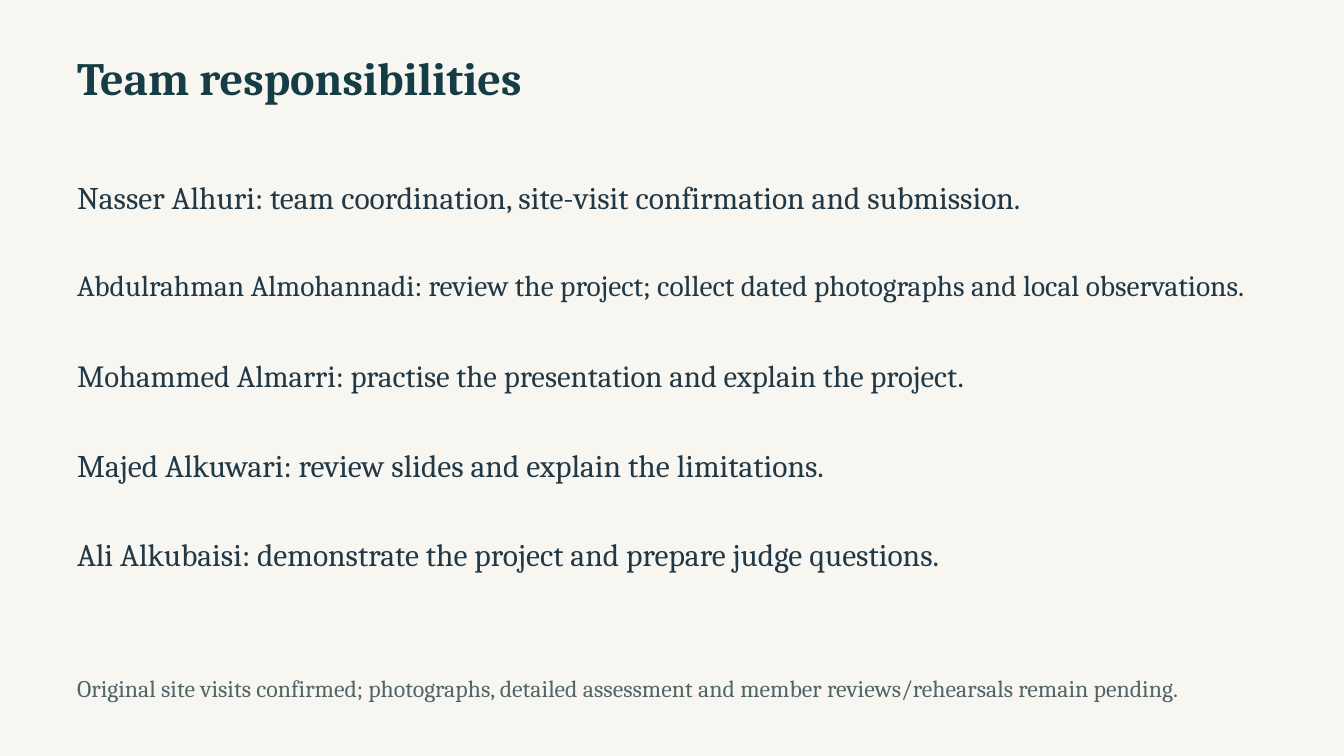
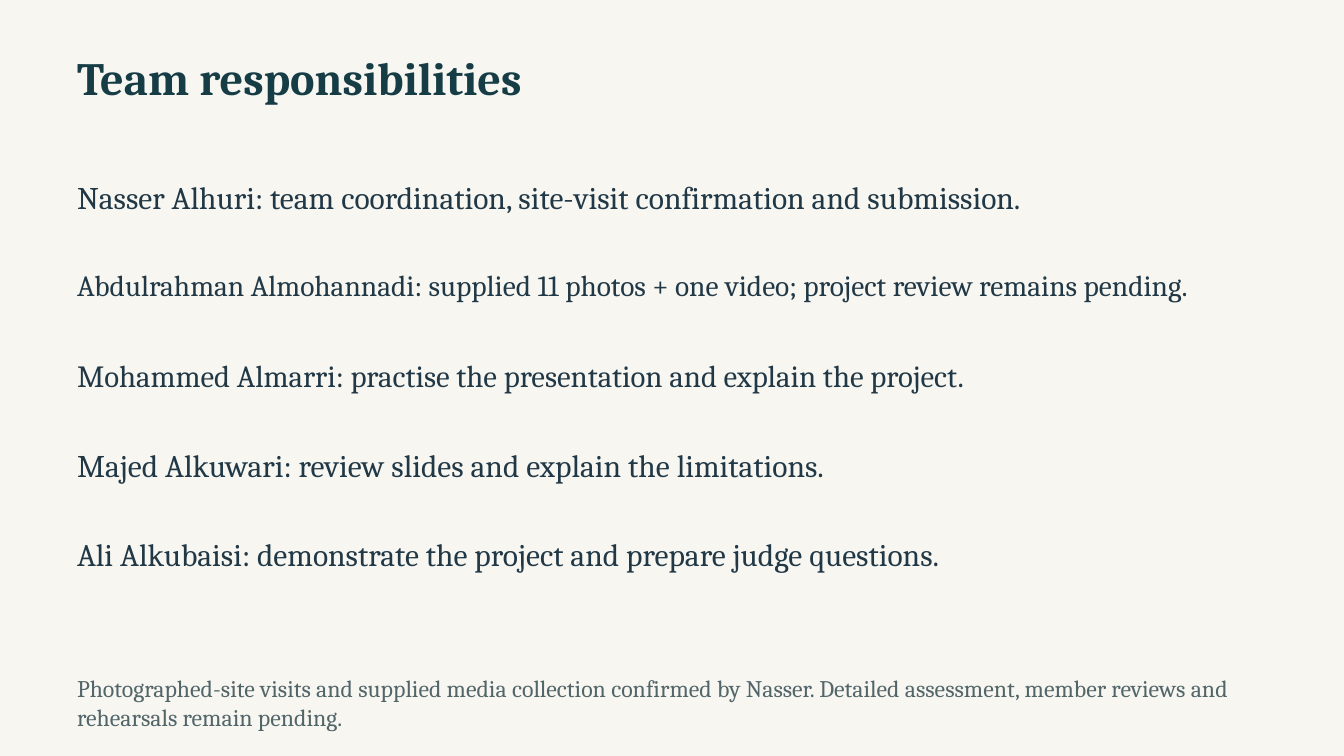
Before and after one commit to NasserAlhuri/spaceHacathon, a slide deck: slide 11 of docs/UrbanHeat-AlKhor-Pitch.pptx. Drawn at 1344x756 pixels with LibreOffice and Linux fonts; fonts in the diff are those of the drawing. Boxes give left, top, right and bottom in pixels: in the first picture for what was removed or moved away, otherwise in the second. Text is boxed around its words. In the diff, an @@ line names an element or a change of style, - is before the commit and + after.

```diff
--- a/docs/UrbanHeat-AlKhor-Pitch.pptx
+++ b/docs/UrbanHeat-AlKhor-Pitch.pptx
@@ text at (77,275,1188,303): text changed @@
-Abdulrahman Almohannadi: review the project; collect dated photographs and local observations.
+Abdulrahman Almohannadi: supplied 11 photos + one video; project review remains pending.
@@ text at (77,680,1228,731): text changed @@
-Original site visits confirmed; photographs, detailed assessment and member reviews/rehearsals remain pending.
+Photographed-site visits and supplied media collection confirmed by Nasser. Detailed assessment, member reviews and rehearsals remain pending.
```
Also in this commit, not shown: 3 other slides changed, 14 other files.
